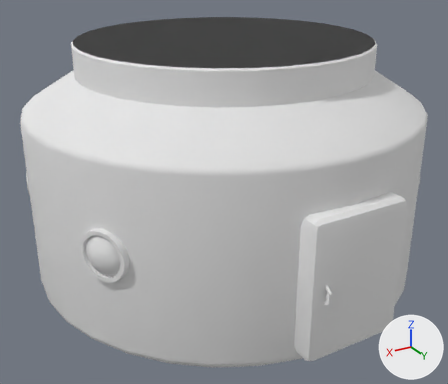
One commit to the Blender file Assets/InlineGroundWorkshop.blend: the scene before it, then after it.
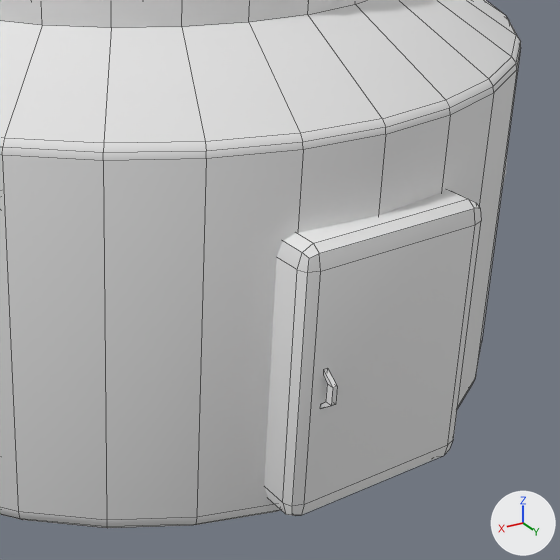
There are two pictures of each version: one whole from a camera (50 mm lens) standing at (2.72, 4.53, 2.14) and looking at (0.08, 0.14, -0.06), one close up on the part from 35% to 100% of the width and 24% to 100% of the height. Arrows for +X, +Y and +Z are at lower right; the lights stay in place. The close-ups show mesh edges as thin lines.

The first close-up shows 'InlineGroundWorkshop', 'door'.
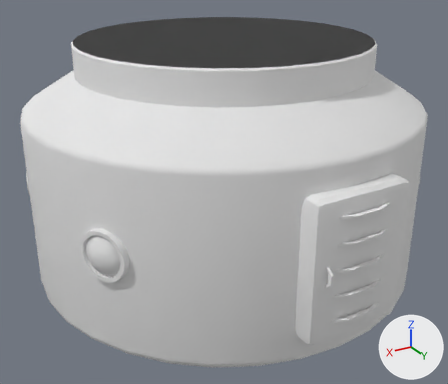
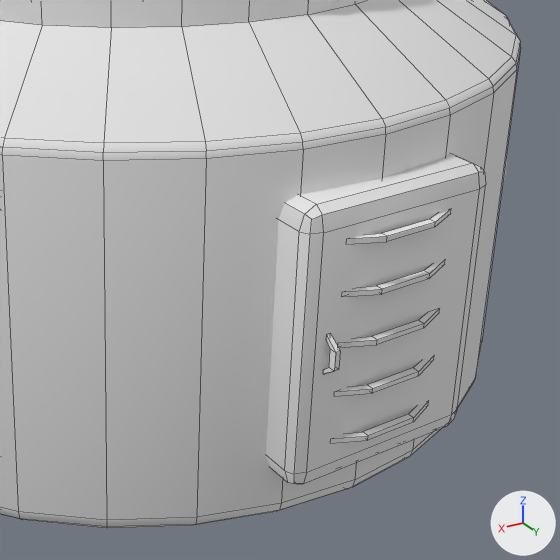
Boxes [x1, y1, x2, y2] around the edits, measured in the close-ups (560 x 560 px):
```json
{"object": "door", "change": "reshaped, moved", "before": [264, 189, 481, 516], "after": [266, 154, 486, 484]}
{"part": 1, "of": "me_door_001", "change": "added", "after": [335, 403, 427, 443]}
{"part": 2, "of": "me_door_001", "change": "added", "after": [338, 357, 433, 396]}
{"part": 3, "of": "me_door_001", "change": "added", "after": [342, 310, 438, 347]}
{"part": 4, "of": "me_door_001", "change": "added", "after": [346, 261, 444, 297]}
{"part": 5, "of": "me_door_001", "change": "added", "after": [351, 210, 450, 244]}
```

The change, as JSON lines over the scene's bpy script:
```json
{"block": "me_door_001", "where": "# used by ob_door; parent = ob_inlinegroundworkshop; location = (0.0733, 1.757, -0.16); rotation_euler = (-1.571, 0.0, 1.571), in degrees (-90, 0, 90)"}
{"op": "remove", "block": "me_door_001", "code": "me_door_001.from_pydata(...)  # 56 vertices, 47 faces; spans x -0.139..0.102, y -0.56..0.56, z -0.327..0.513"}
{"op": "add", "block": "me_door_001", "code": "me_door_001.from_pydata(...)  # 136 vertices, 117 faces; spans x -0.139..0.102, y -0.56..0.56, z -0.327..0.513"}
{"block": "me_door_001", "change": "me_door_001 part 1: a new loose piece of 16 vertices spanning x 0.042..0.097, y 0.375..0.395, z -0.156..0.324, in mat_material (its picture is missing)"}
{"block": "me_door_001", "change": "me_door_001 part 2: a new loose piece of 16 vertices spanning x 0.042..0.097, y 0.175..0.195, z -0.156..0.324, in mat_material (its picture is missing)"}
{"block": "me_door_001", "change": "me_door_001 part 3: a new loose piece of 16 vertices spanning x 0.042..0.097, y -0.025..-0.005, z -0.156..0.324, in mat_material (its picture is missing)"}
{"block": "me_door_001", "change": "me_door_001 part 4: a new loose piece of 16 vertices spanning x 0.042..0.097, y -0.225..-0.205, z -0.156..0.324, in mat_material (its picture is missing)"}
{"block": "me_door_001", "change": "me_door_001 part 5: a new loose piece of 16 vertices spanning x 0.042..0.097, y -0.425..-0.405, z -0.156..0.324, in mat_material (its picture is missing)"}
{"op": "set", "path": "ob_door.location", "old": "(0.0733, 1.757, -0.16)", "new": "(0.0733, 1.757, -0.0184)"}
```
